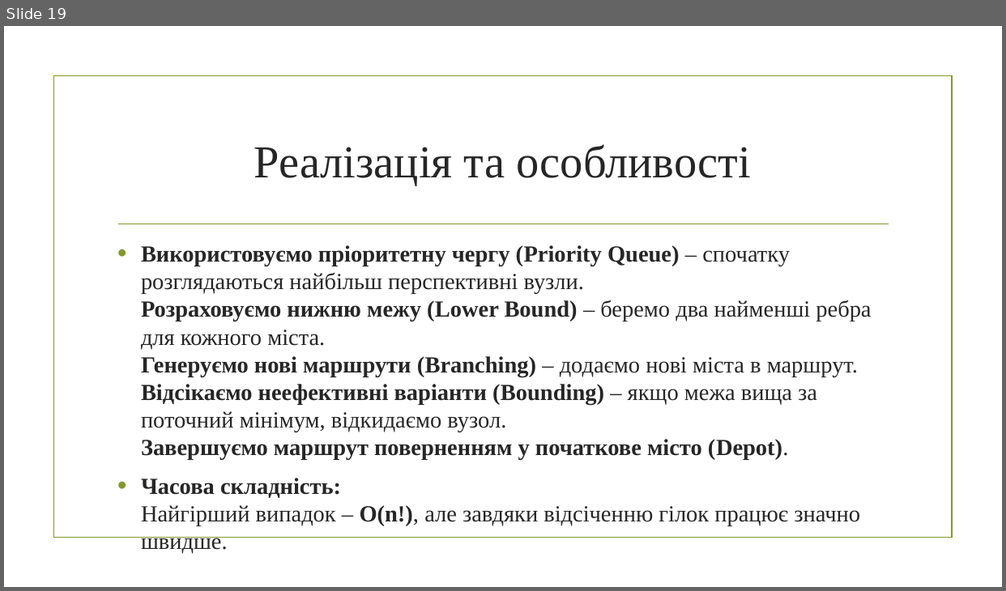
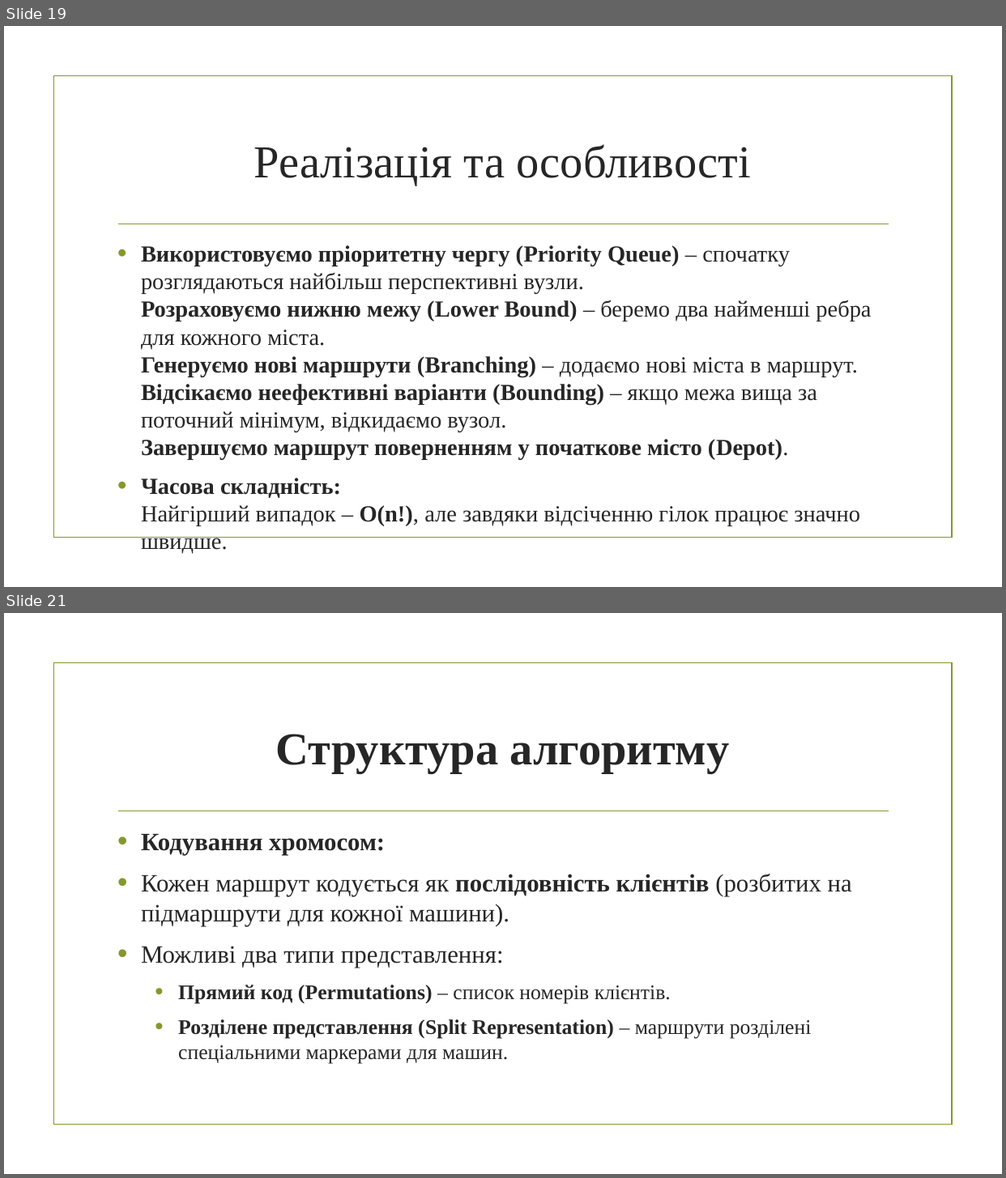
Before and after one commit to mecchmatProjects/Facultative, a slide deck: Lect6.pptx. Shown one above the other, each under a label of ours: slide 19 before the commit, slides 19 and 21 after it; the slides between them are not shown. The pictures are 1006x591 and 1006x1178 pixels, drawn with LibreOffice and Linux fonts; fonts in the diff are those of the drawing; background and template pictures are left out. Boxes give left, top, right and bottom in pixels: in the first picture for what was removed or moved away, otherwise in the second. Text is boxed around its words. In the diff, an @@ line names an element or a change of style, - is before the commit and + after.

```diff
--- a/Lect6.pptx
+++ b/Lect6.pptx
@@ slide 21 added at bbox=[4, 613, 1002, 1174], background picture (left out); not listed: 2 template elements that a slide beside it also shows @@
@@ title added at bbox=[276, 734, 729, 773], 44 pt, text #262626, bold @@
+Структура алгоритму
@@ text added at bbox=[141, 834, 852, 1064], 20 pt, text #262626 @@
+• Кодування хромосом:
+• Кожен маршрут кодується як послідовність клієнтів (розбитих на підмаршрути для кожної машини).
+• Можливі два типи представлення:
+  • Прямий код (Permutations) – список номерів клієнтів.
+  • Розділене представлення (Split Representation) – маршрути розділені спеціальними маркерами для машин.
```
Also in this commit, not shown: 1 slide changed, 8 other slides added, 2 slides removed, 1 other file.
